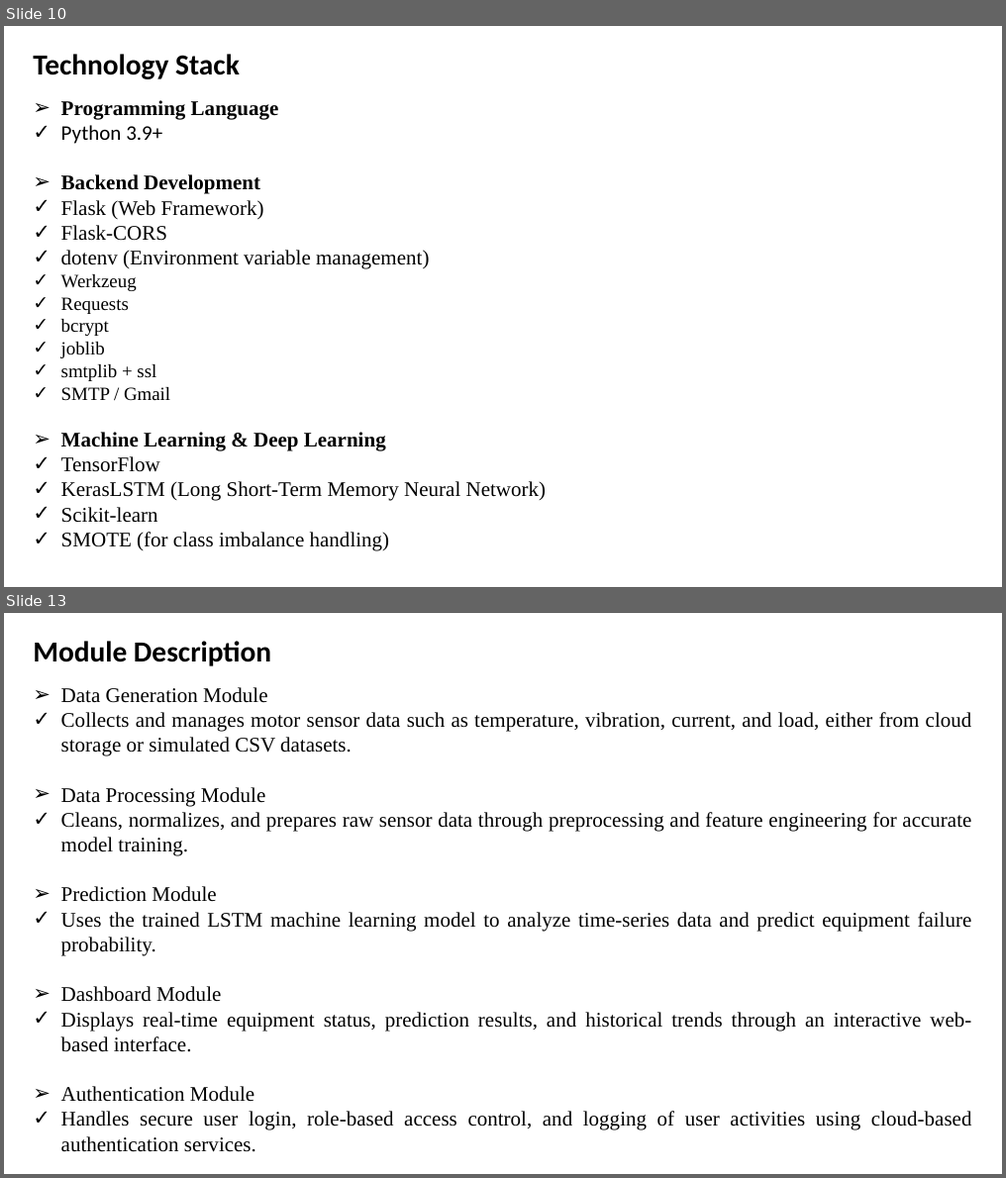
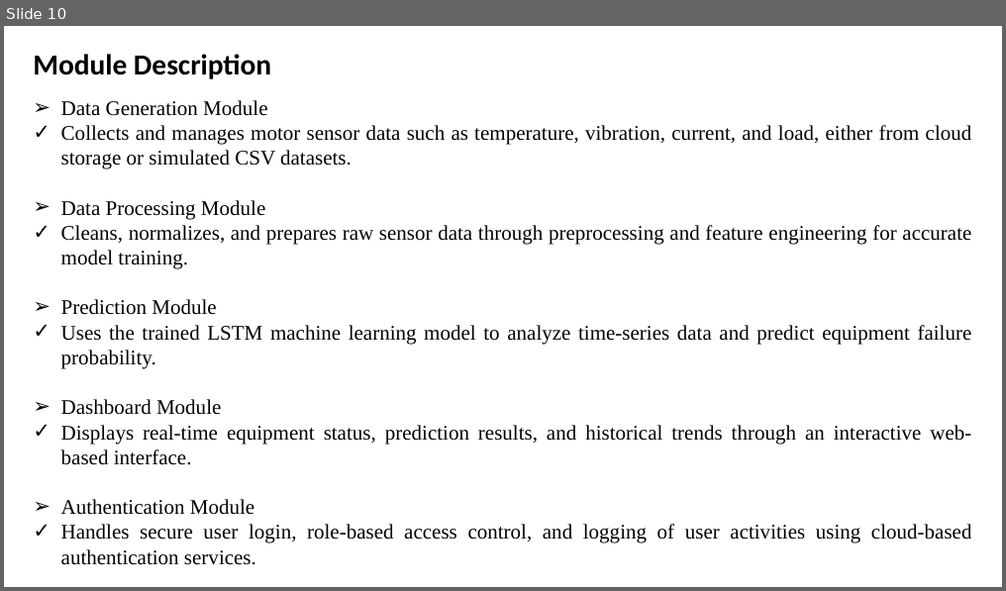
Before and after one commit to megh193/proactiveEquipmentCare, a slide deck: docs/Clg 2nd review.pptx. Shown one above the other, each under a label of ours: slides 10 and 13 before the commit, slide 10 after it; the slides between them are not shown. The pictures are 1006x1178 and 1006x591 pixels, drawn with LibreOffice and Linux fonts; fonts in the diff are those of the drawing. Boxes give left, top, right and bottom in pixels: in the first picture for what was removed or moved away, otherwise in the second. Text is boxed around its words. In the diff, an @@ line names an element or a change of style, - is before the commit and + after.

Commit message:
Added Updated PPT

```diff
--- a/docs/Clg 2nd review.pptx
+++ b/docs/Clg 2nd review.pptx
@@ slide 10 removed at (x1=4, y1=26, x2=1002, y2=587), background #FFFFFF @@
@@ text removed at (x1=33, y1=54, x2=240, y2=79) @@
-Technology Stack
@@ text removed at (x1=61, y1=100, x2=547, y2=552) @@
-➢ Programming Language
-✓ Python 3.9+
-➢ Backend Development
-✓ Flask (Web Framework)
-✓ Flask-CORS
-✓ dotenv (Environment variable management)
-✓ Werkzeug
-✓ Requests
-✓ bcrypt
-✓ joblib
-✓ smtplib + ssl
-✓ SMTP / Gmail
-➢ Machine Learning & Deep Learning
-✓ TensorFlow
-✓ KerasLSTM (Long Short-Term Memory Neural Network)
-✓ Scikit-learn
-✓ SMOTE (for class imbalance handling)
@@ what was slide 13 is now slide 10 @@
```
Also in this commit, not shown: 2 other slides removed, 1 other file.
